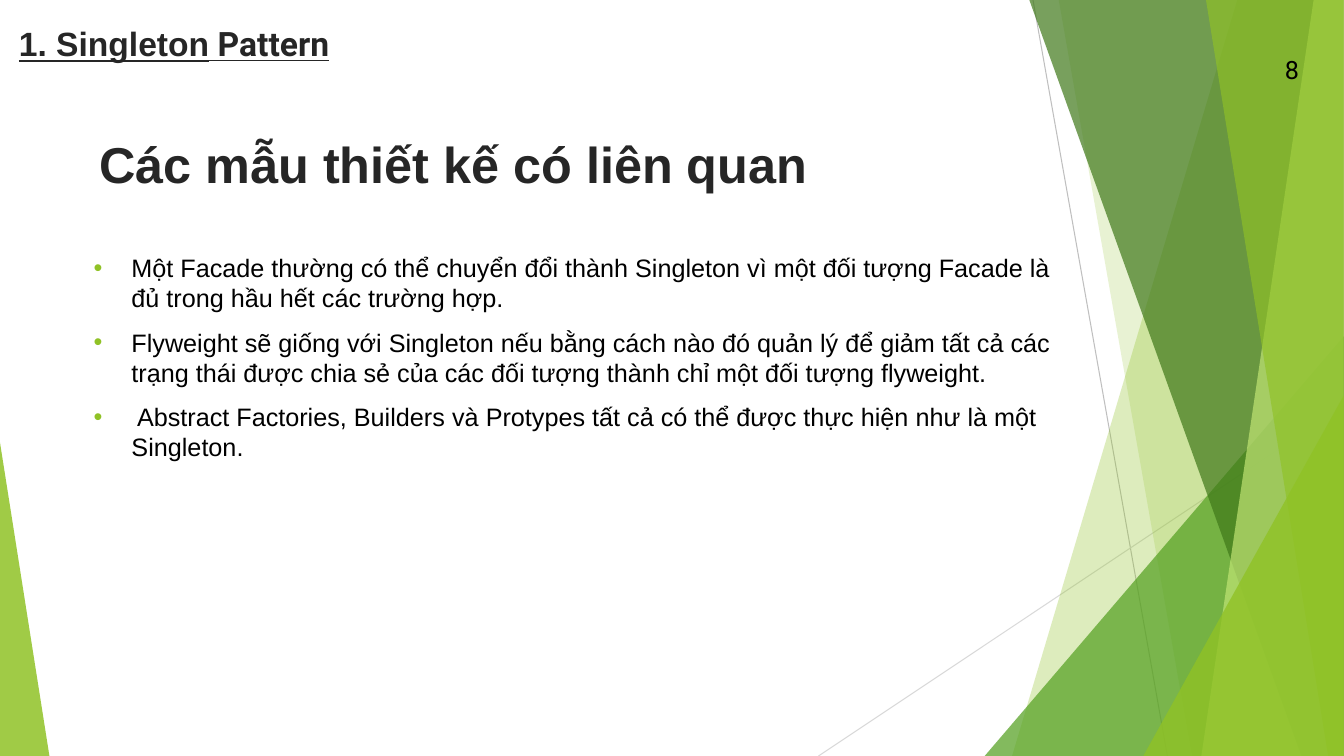
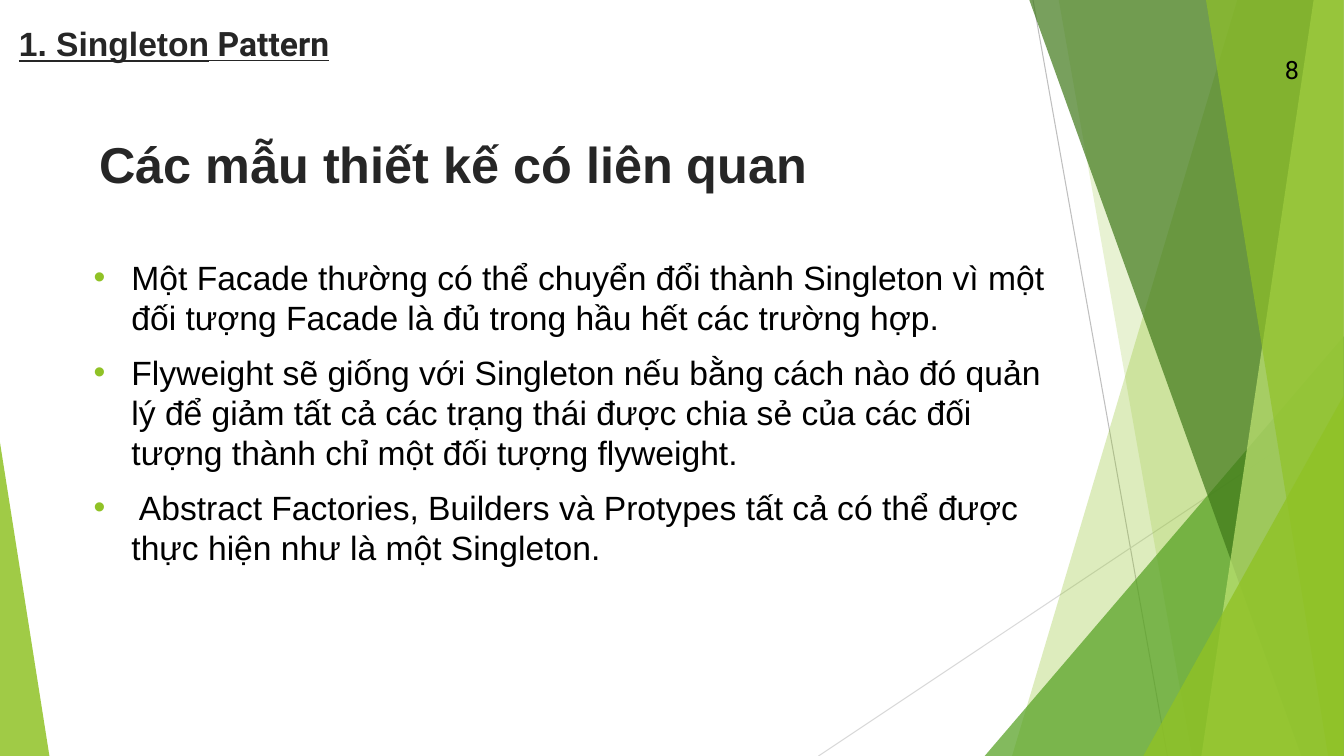
Before and after one commit to baobao98/DemoOOAD, a slide deck: slide 11 of Docs/Presentation-TKPMHDT-group04.pptx. Drawn at 1344x756 pixels with LibreOffice and Linux fonts; fonts in the diff are those of the drawing. Boxes give left, top, right and bottom in pixels: in the first picture for what was removed or moved away, otherwise in the second. Text is boxed around its words. In the diff, an @@ line names an element or a change of style, - is before the commit and + after.

```diff
--- a/Docs/Presentation-TKPMHDT-group04.pptx
+++ b/Docs/Presentation-TKPMHDT-group04.pptx
@@ text "Một Facade thường có thể ..." at <box>131,263,1044,567</box>: size 18 to 24 pt @@
```
Also in this commit, not shown: 10 other slides changed, 2 other files.
